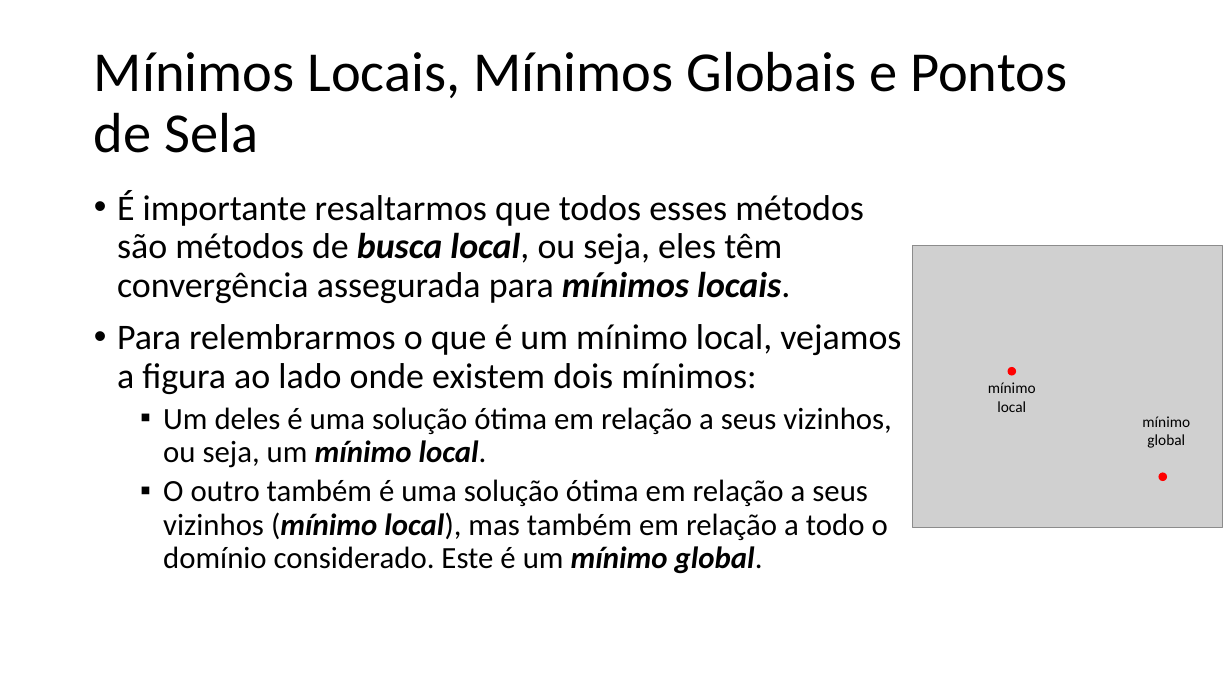
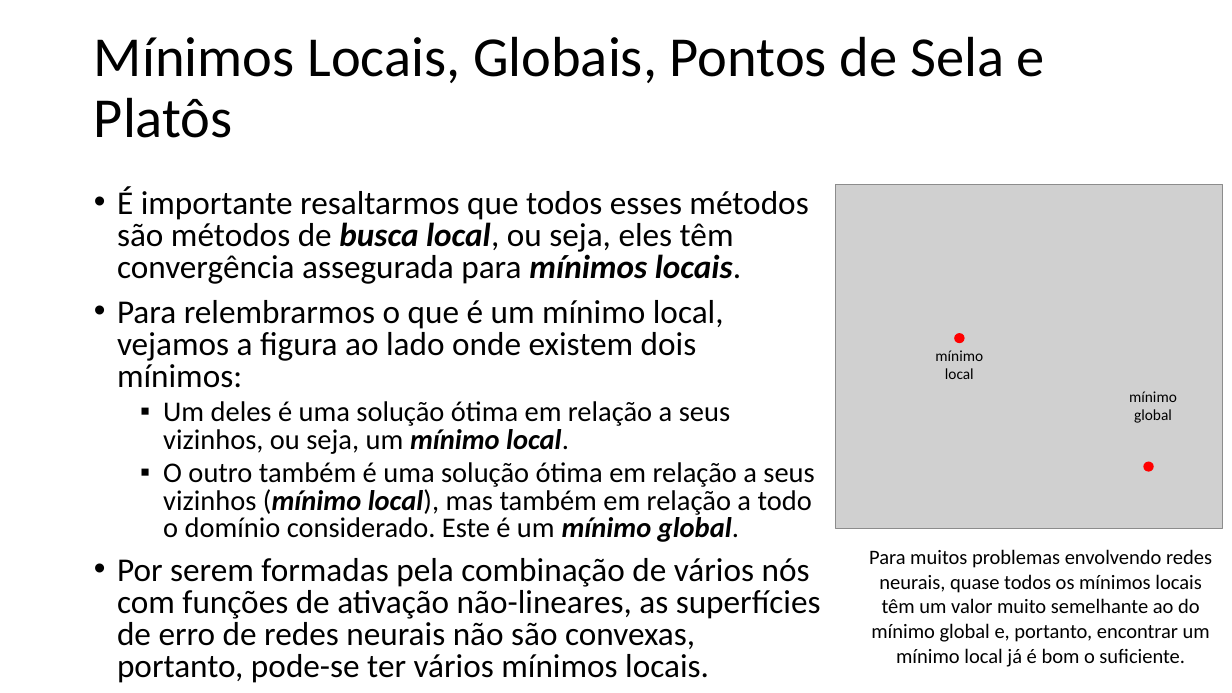
Before and after one commit to zz4fap/t320_aprendizado_de_maquina, a slide deck: slide 7 of slides/T320_Redes_Neurais_Artificiais (Parte III).pptx (slide 8 before the commit). Drawn at 1232x693 pixels with LibreOffice and Linux fonts; fonts in the diff are those of the drawing; grey boxes stand for pictures. Boxes give left, top, right and bottom in pixels: in the first picture for what was removed or moved away, otherwise in the second. Text is boxed around its words. In the diff, an @@ line names an element or a change of style, - is before the commit and + after.

```diff
--- a/slides/T320_Redes_Neurais_Artificiais (Parte III).pptx
+++ b/slides/T320_Redes_Neurais_Artificiais (Parte III).pptx
@@ text at (94,36,1045,138): text changed @@
-Mínimos Locais, Mínimos Globais e Pontos de Sela
+Mínimos Locais, Globais, Pontos de Sela e Platôs
@@ text at (117,187,814,542): size 28 to 25.9 pt in "É importante resaltarmos que todos esses métodos ...", "Para relembrarmos o que é um mínimo ..."; size 24 to 22.2 pt in "Um deles é uma solução ótima em ...", "O outro também é uma solução ótima ..."; line spacing 0.9 to 0.8 @@
@@ picture: place and size @@
-picture at (913,245,1223,528)
+picture at (836,185,1224,529)
@@ text "mínimo local": place and size @@
-text "mínimo local" at (988,382,1036,412)
+text "mínimo local" at (935,350,983,379)
@@ ellipse: place and size @@
-ellipse at (1008,368,1016,375)
+ellipse at (955,334,964,343)
@@ text "mínimo global": place and size @@
-text "mínimo global" at (1142,416,1190,448)
+text "mínimo global" at (1129,391,1177,423)
@@ ellipse: place and size @@
-ellipse at (1159,473,1166,481)
+ellipse at (1144,462,1153,471)
@@ text at (117,558,821,683): paragraph added @@
+• Por serem formadas pela combinação de vários nós com funções de ativação não-lineares, as superfícies de erro de redes neurais não são convexas, portanto, pode-se ter vários mínimos locais.
@@ text added at (869,549,1212,667), 16 pt, text #000000 @@
+Para muitos problemas envolvendo redes neurais, quase todos os mínimos locais têm um valor muito semelhante ao do mínimo global e, portanto, encontrar um mínimo local já é bom o suficiente.
```
Also in this commit, not shown: 8 other slides changed, 8 slides added, 1 slide removed.
